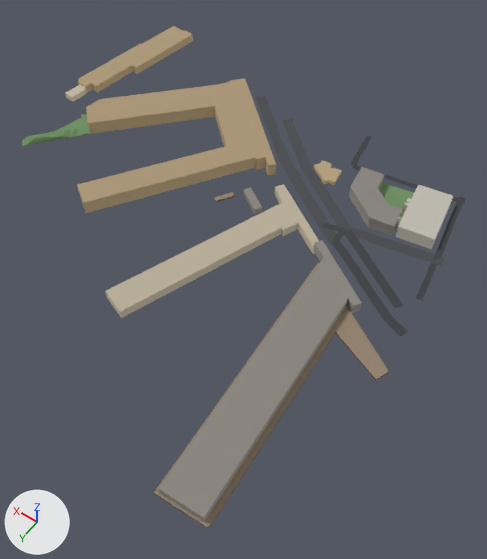
The glTF model public/tiles/tile_13_8.glb: old version first, new version second.
One viewpoint serves both versions: a 50 mm lens placed at (3131.0, 2353.0, 606.0), pointed at (3425.0, 1942.0, -40.0). Arrows for +X, +Y and +Z are at lower left; the lights stay in place. The picture after the commit comes second. Where no turn or scale is listed for an object, it has been applied to the vertices. Vertices at exactly the same position are counted once.

Before the edit, the objects in view are built like this:
```python
me_bld_13_8_001 = bpy.data.meshes.new('bld_13_8.001')
me_bld_13_8_001.from_pydata(...)  # 201 vertices, 285 faces; spans x -278.0..278.0, y -293.0..293.0, z -14.0..14.0
me_bld_13_8_001.materials.append(mat_cityvc)
me_grn_13_8_001 = bpy.data.meshes.new('grn_13_8.001')
me_grn_13_8_001.from_pydata(...)  # 120 vertices, 184 faces; spans x -1.0..1.0, y -0.84..0.84, z -0.02..0.02
me_grn_13_8_001.materials.append(mat_cityvc)
me_road_13_8_001 = bpy.data.meshes.new('road_13_8.001')
me_road_13_8_001.from_pydata(...)  # 324 vertices, 280 faces; spans x -181.0..181.0, y -134.0..134.0, z -1.0..1.0
me_road_13_8_001.materials.append(mat_cityvc)
ob_bld_13_8 = bpy.data.objects.new('bld_13_8', me_bld_13_8_001)
ob_bld_13_8.location = (3531.0, 1921.0, 6.0)
ob_grn_13_8 = bpy.data.objects.new('grn_13_8', me_grn_13_8_001)
ob_grn_13_8.location = (3503.0, 1975.0, -1.0)
ob_grn_13_8.scale = (289.0, 289.0, 289.0)
ob_road_13_8 = bpy.data.objects.new('road_13_8', me_road_13_8_001)
ob_road_13_8.location = (3402.0, 1803.0, 4.0)
```
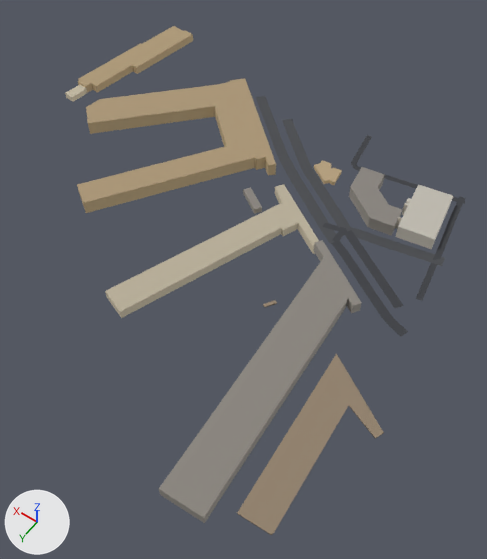
Location of each change, [x1, y1, x2, y2] in pixels of the pictures (487 x 559 px):
'grn_13_8', reshaped, moved, rescaled (62% narrower, 43% shorter)
    before: [22, 114, 414, 528]
    after: [237, 300, 384, 535]
part 1 of me_grn_13_8_001, deleted (green)
    before: [22, 114, 90, 146]
part 2 of me_grn_13_8_001, deleted (green)
    before: [379, 183, 414, 218]

The change in detail:
me_grn_13_8_001 is used by ob_grn_13_8; location (3503.0, 1975.0, -1.0); scale (289.0, 289.0, 289.0).
me_grn_13_8_001 had 120 vertices, 184 faces and spanned x -1.0..1.0, y -0.84..0.84, z -0.02..0.02.
me_grn_13_8_001 now has 34 vertices, 47 faces and spans x -1.0..0.03, y -0.38..0.84, z 0.01.
me_grn_13_8_001 part 1: the loose piece of 44 vertices spanning x 0.76..1.0, y -0.41..-0.09, z -0.02..0.02 is deleted.
me_grn_13_8_001 part 2: the loose piece of 42 vertices spanning x -0.7..-0.53, y -0.84..-0.66, z 0.01..0.02 is deleted.
Other edits to the shape of me_grn_13_8_001 do not show in these pictures.
Object 'grn_13_8' (ob_grn_13_8) moves from (3503.0, 1975.0, -1.0) to (3363.0, 2041.0, 2.0).
Object 'grn_13_8' (ob_grn_13_8) is rescaled from (289.0, 289.0, 289.0) to (176.0, 176.0, 176.0).
